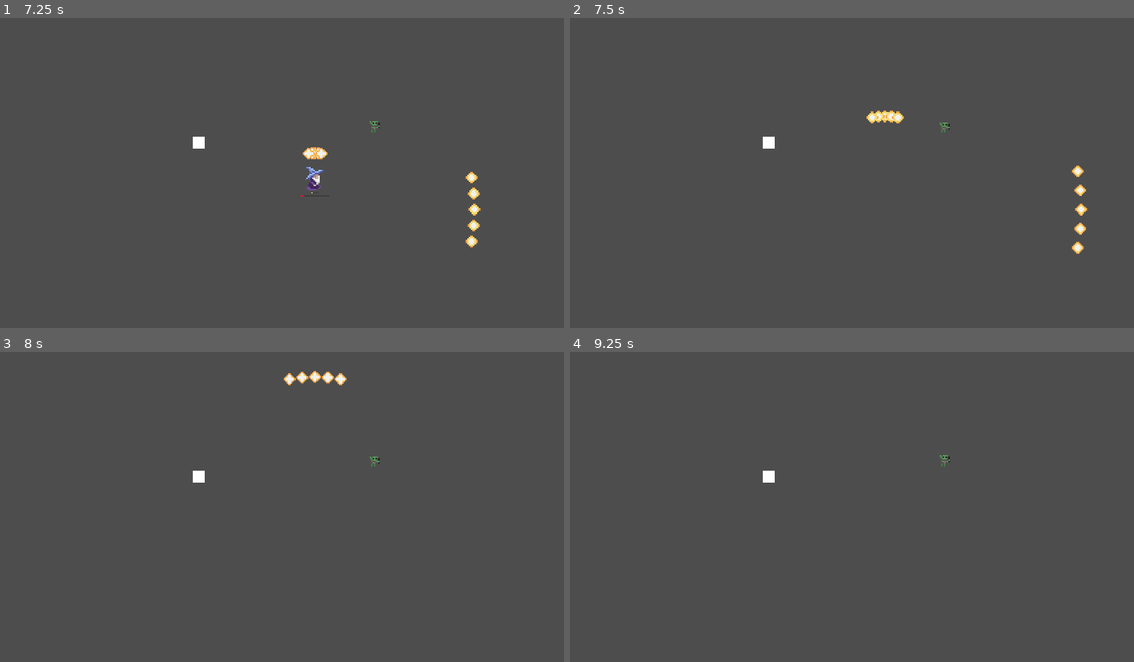
Above: before the commit, frames 1-4 (two rows, left to right).
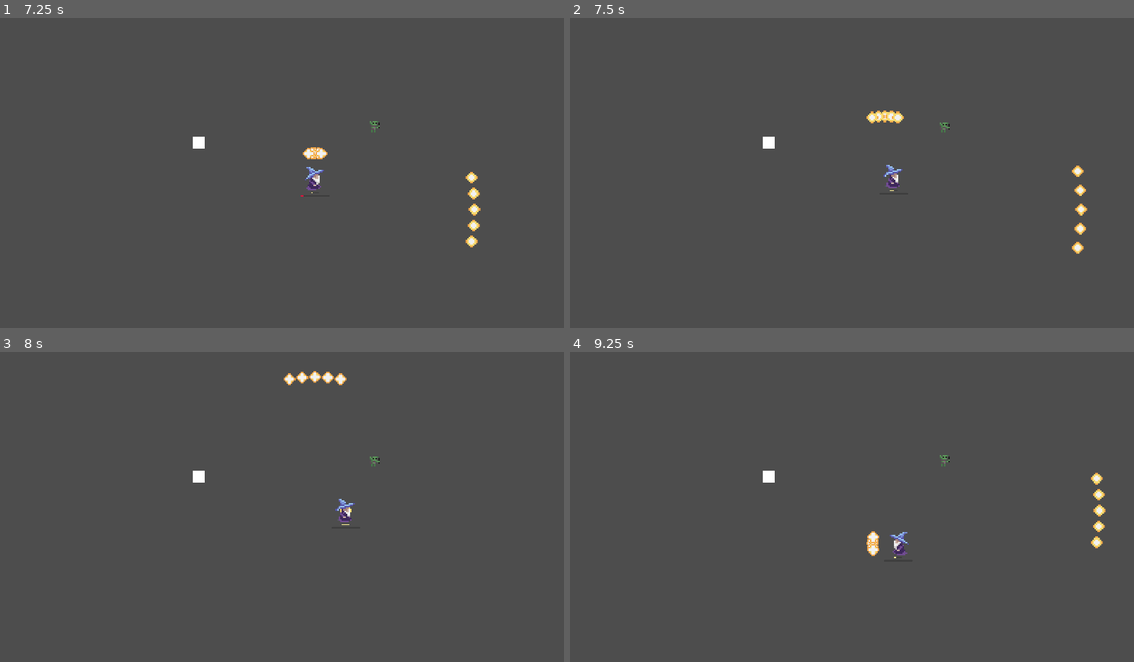
Above: after the commit, the same moments.

Repository: TraySimpson/WizardSurvivors
Game: Godot game, scene res://main.tscn
Same seed, same stepped clock (60 frames per second), same inputs: the game is played once before the commit and once after it.
Inputs:
- Up to frame 1 (7.25 s): tap Enter at 0.5 s; hold D (move_right) 0.53-1.28 s; tap Space (test) every 0.75 s from 0.6 to 6.6 s; hold S (move_down) 1.28-2.03 s; hold D (move_right) 2.03-2.78 s; hold W (move_up) 2.78-3.53 s; hold A (move_left) 3.53-5.03 s; hold S (move_down) 5.03-5.78 s; hold D (move_right) 5.78-6.53 s; hold W (move_up) from 6.53 s (still down)
- Up to frame 2 (7.5 s): release W (move_up) at 7.28 s; hold D (move_right) from 7.28 s (still down); tap Space (test) at 7.35 s
- Up to frame 3 (8 s): keep holding D (move_right)
- Up to frame 4 (9.25 s): release D (move_right) at 8.03 s; hold S (move_down) 8.03-8.78 s; tap Space (test) at 8.1, 8.85 s; hold A (move_left) from 8.78 s (still down)

Frame 1 is identical in both runs. In frame 2, 0.1% of the frame differs, in the area x 55-59%, y 47-56%; in frame 3, 0.1%; in frame 4, 0.5%, in the area x 52-95%, y 38-67%.

Commit message:
Add xp object

Diff:
--- a/goblin.tscn
+++ b/goblin.tscn
@@ -1,5 +1,6 @@
-[gd_scene load_steps=7 format=3 uid="uid://xcvgu0fvf65o"]
+[gd_scene load_steps=8 format=3 uid="uid://xcvgu0fvf65o"]
 
+[ext_resource type="Script" path="res://scripts/goblin.gd" id="1_1bqq5"]
 [ext_resource type="Texture2D" uid="uid://d0h5rji3guaa1" path="res://graphics/Goblin2.png" id="1_gy37u"]
 [ext_resource type="PackedScene" uid="uid://4wpfsol88co8" path="res://health.tscn" id="2_4us8b"]
 
@@ -32,6 +33,7 @@
 [node name="Goblin" type="Area2D"]
 collision_layer = 4
 collision_mask = 3
+script = ExtResource("1_1bqq5")
 
 [node name="AnimatedSprite2D" type="AnimatedSprite2D" parent="."]
 scale = Vector2(5, 5)
@@ -46,3 +48,5 @@
 position = Vector2(0, 30)
 scale = Vector2(0.4, 1)
 max_health = 20
+
+[connection signal="died" from="Health" to="." method="_on_health_died"]
--- a/health.gd
+++ b/health.gd
@@ -21,7 +21,6 @@
 	health_changed.emit(-damage)
 	if current_health <= 0:
 		died.emit()
-		owner.queue_free()
 	updateHealthBar()
 
 func healHealth(heal_points: int) -> void:
--- a/player.tscn
+++ b/player.tscn
@@ -36,6 +36,7 @@
 script = ExtResource("1_7gwym")
 
 [node name="AnimatedSprite2D" type="AnimatedSprite2D" parent="."]
+z_index = 10
 scale = Vector2(5, 5)
 sprite_frames = SubResource("SpriteFrames_oif8d")
 autoplay = "default"
--- /dev/null
+++ b/scripts/goblin.gd
@@ -0,0 +1,10 @@
+extends Area2D
+
+
+const xp_drop = preload("res://xp.tscn")
+
+func _on_health_died():
+	var xp = xp_drop.instantiate()
+	get_tree().current_scene.add_child(xp)
+	xp.position = position
+	queue_free()
--- /dev/null
+++ b/xp.tscn
@@ -0,0 +1,54 @@
+[gd_scene load_steps=8 format=3 uid="uid://b11frb6iauv3k"]
+
+[ext_resource type="Texture2D" uid="uid://c4kuykgvs8hf0" path="res://graphics/xp.png" id="1_x48yj"]
+
+[sub_resource type="AtlasTexture" id="AtlasTexture_bcjrr"]
+atlas = ExtResource("1_x48yj")
+region = Rect2(0, 0, 8, 8)
+
+[sub_resource type="AtlasTexture" id="AtlasTexture_eorhs"]
+atlas = ExtResource("1_x48yj")
+region = Rect2(8, 0, 8, 8)
+
+[sub_resource type="AtlasTexture" id="AtlasTexture_8u3ni"]
+atlas = ExtResource("1_x48yj")
+region = Rect2(16, 0, 8, 8)
+
+[sub_resource type="AtlasTexture" id="AtlasTexture_x7wlc"]
+atlas = ExtResource("1_x48yj")
+region = Rect2(24, 0, 8, 8)
+
+[sub_resource type="SpriteFrames" id="SpriteFrames_1d1f6"]
+animations = [{
+"frames": [{
+"duration": 1.0,
+"texture": SubResource("AtlasTexture_bcjrr")
+}, {
+"duration": 1.0,
+"texture": SubResource("AtlasTexture_eorhs")
+}, {
+"duration": 1.0,
+"texture": SubResource("AtlasTexture_8u3ni")
+}, {
+"duration": 1.0,
+"texture": SubResource("AtlasTexture_x7wlc")
+}],
+"loop": true,
+"name": &"default",
+"speed": 5.0
+}]
+
+[sub_resource type="CircleShape2D" id="CircleShape2D_77p2r"]
+radius = 29.0172
+
+[node name="XP" type="Area2D"]
+
+[node name="AnimatedSprite2D" type="AnimatedSprite2D" parent="."]
+scale = Vector2(5, 5)
+sprite_frames = SubResource("SpriteFrames_1d1f6")
+autoplay = "default"
+frame = 3
+frame_progress = 0.547243
+
+[node name="CollisionShape2D" type="CollisionShape2D" parent="."]
+shape = SubResource("CircleShape2D_77p2r")
Binary file added: graphics/xp.png
Not shown, added: graphics/xp.png.import
